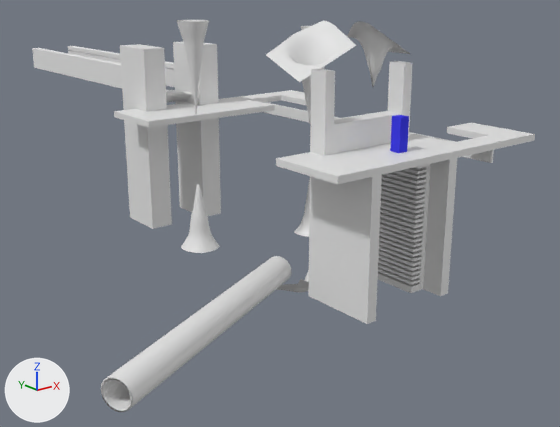
What one commit did to the Blender file Assets/models/cave/room02/room02c.blend.
One viewpoint serves both versions: a 50 mm lens placed at (-138.8, -144.3, 10.2), pointed at (-98.3, -93.7, -10.0). The axes (+X, +Y, +Z) are drawn at lower left. The lights are the same throughout.

The first picture shows '02a.009_stalag.000', '02a.009_stalag.001', 'console.001', 'forward_platform', 'half_wall.002', 'mining_chute', 'pilons.000', 'pilons.002', 'platform_track', 'player_size_reference', 'rear_platform', 'stalag.001', 'stalag.002', 'vents'.
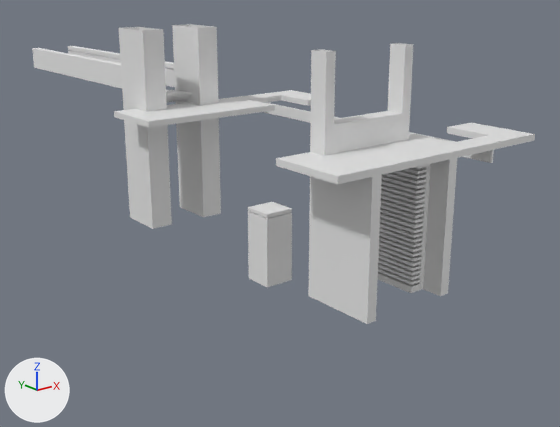
Where the change shows, as pixel boxes (x1, y1, x2, y2) in the pictures (560 x 427 px; the box of a moved part takes in the faces that stretch with it):
'pilons.002', reshaped (7% taller)
    before: (309, 61, 457, 324)
    after: (309, 43, 457, 324)
'pilons.000', reshaped (10% taller)
    before: (120, 42, 221, 229)
    after: (119, 24, 221, 229)
'mining_chute', deleted
    before: (101, 256, 291, 412)
'pipe_support.003', added
    after: (248, 202, 292, 288)
'02a.009_stalag.001', deleted
    before: (266, 20, 356, 292)
'stalag.001', deleted
    before: (177, 20, 219, 253)
'02a.009_stalag.000', deleted
    before: (347, 21, 410, 87)
'player_size_reference', deleted (blue)
    before: (390, 115, 409, 153)
'stalag.002', deleted
    before: (294, 26, 310, 237)
part 2 of me_cube_007, moved or reshaped
    before: (310, 61, 413, 156)
    after: (310, 43, 414, 156)

The change, as a diff of the scene's bpy script:
```diff
--- a/Assets/models/cave/room02/room02c.blend.py
+++ b/Assets/models/cave/room02/room02c.blend.py
@@ me_cube_004 @@
 me_cube_004.from_pydata(...)  # 8 vertices, 6 faces; spans x 1.74..3.74, y -1.0..1.0, z -1.0..1.0
 # used by ob_pilons_000; location = (-102.3, -82.75, -4.14); scale = (1.0, 2.14, 7.99)
 # verts and faces of me_cube_004; kept vertices keep their numbers, new ones are numbered from 8
+# me_cube_004 part 1
+delete_faces([(0, 2, 6, 4), (1, 5, 7, 3)])
+for i in [1, 3, 5, 7]: verts[i] += (0.0, 0.0, 0.19)
@@ me_cube_007 @@
 me_cube_007.from_pydata(...)  # 16 vertices, 12 faces; spans x 3.26..4.07, y -1.75..1.0, z -1.0..1.0
 # used by ob_pilons_002; parent = ob_crystal_harvester; location = (-101.2, -107.7, -3.96); scale = (1.0, 2.14, 7.99)
+# me_cube_007 part 2
+for i in [1, 3, 5, 7]: me_cube_007.vertices[i].co += Vector((0.0, 0.0, 0.16))
@@ ob_02a_009_stalag_001 @@
-ob_02a_009_stalag_001 = bpy.data.objects.new('02a.009_stalag.001', me_cylinder_018)
@@ ob_02a_009_stalag_000 @@
-ob_02a_009_stalag_000 = bpy.data.objects.new('02a.009_stalag.000', me_cylinder_005)
@@ ob_mining_chute @@
-ob_mining_chute = bpy.data.objects.new('mining_chute', me_cylinder)
@@ ob_player_size_reference @@
-ob_player_size_reference = bpy.data.objects.new('player_size_reference', me_cube_009)
@@ ob_stalag_001 @@
-ob_stalag_001 = bpy.data.objects.new('stalag.001', me_cube_011)
@@ ob_stalag_002 @@
-ob_stalag_002 = bpy.data.objects.new('stalag.002', me_cube_012)
@@ ob_pipe_support_003 @@
+ob_pipe_support_003 = bpy.data.objects.new('pipe_support.003', me_cube_001)  # 60 vertices, 53 faces; spans x -1.23..1.23, y -1.23..1.23, z -2.16..3.8
+ob_pipe_support_003.location = (-103.28, -98.62, -11.21)
```
